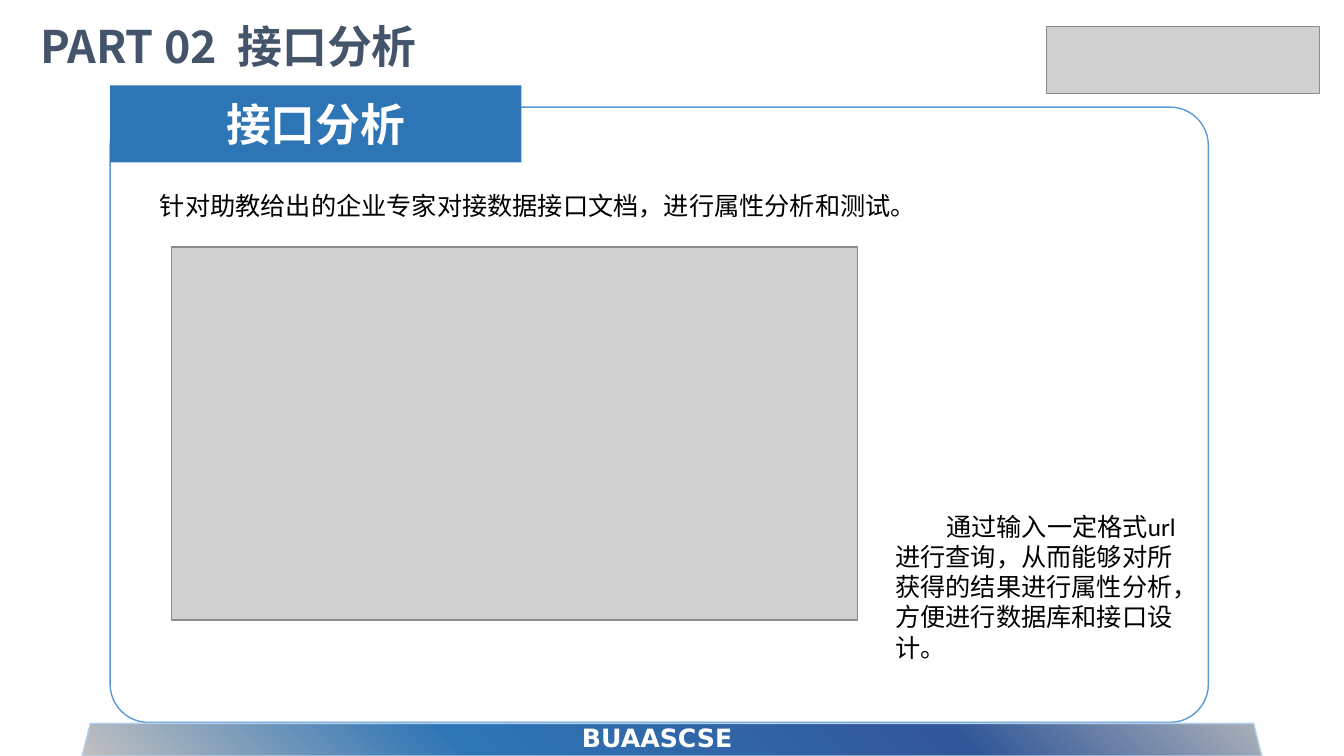
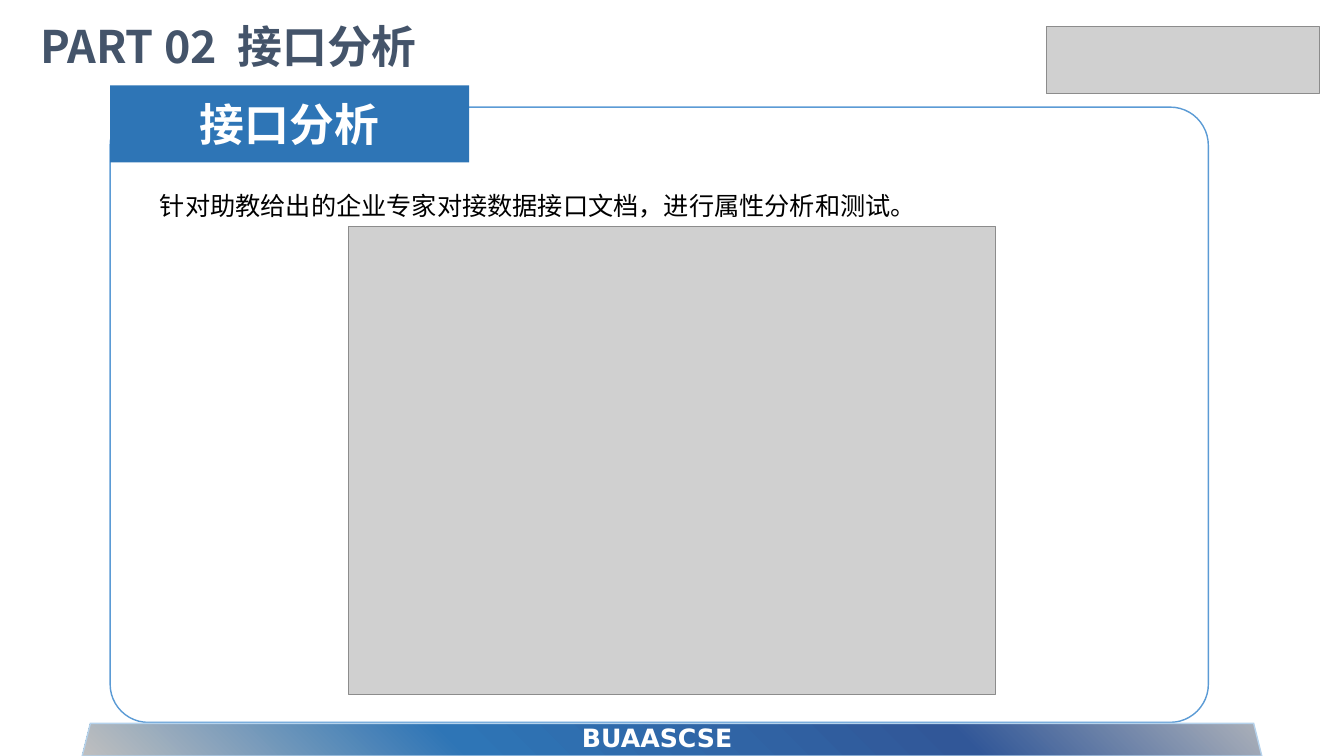
Before and after one commit to SE-MCDB/SE2022_doc, a slide deck: slide 6 of Weekly/汇报/O2E-TU-2_汇报_0322.pptx. Drawn at 1344x756 pixels with LibreOffice and Linux fonts; fonts in the diff are those of the drawing; grey boxes stand for pictures. Boxes give left, top, right and bottom in pixels: in the first picture for what was removed or moved away, otherwise in the second. Text is boxed around its words. In the diff, an @@ line names an element or a change of style, - is before the commit and + after.

```diff
--- a/Weekly/汇报/O2E-TU-2_汇报_0322.pptx
+++ b/Weekly/汇报/O2E-TU-2_汇报_0322.pptx
@@ rectangle "接口分析": place and size @@
-rectangle "接口分析" at box(110, 86, 521, 162)
+rectangle "接口分析" at box(110, 86, 469, 162)
@@ picture: place and size @@
-picture at box(171, 247, 858, 620)
+picture at box(348, 226, 996, 695)
@@ text removed at box(895, 514, 1197, 659) @@
-通过输入一定格式url进行查询，从而能够对所获得的结果进行属性分析，方便进行数据库和接口设计。
```
Also in this commit, not shown: 2 other slides changed.
